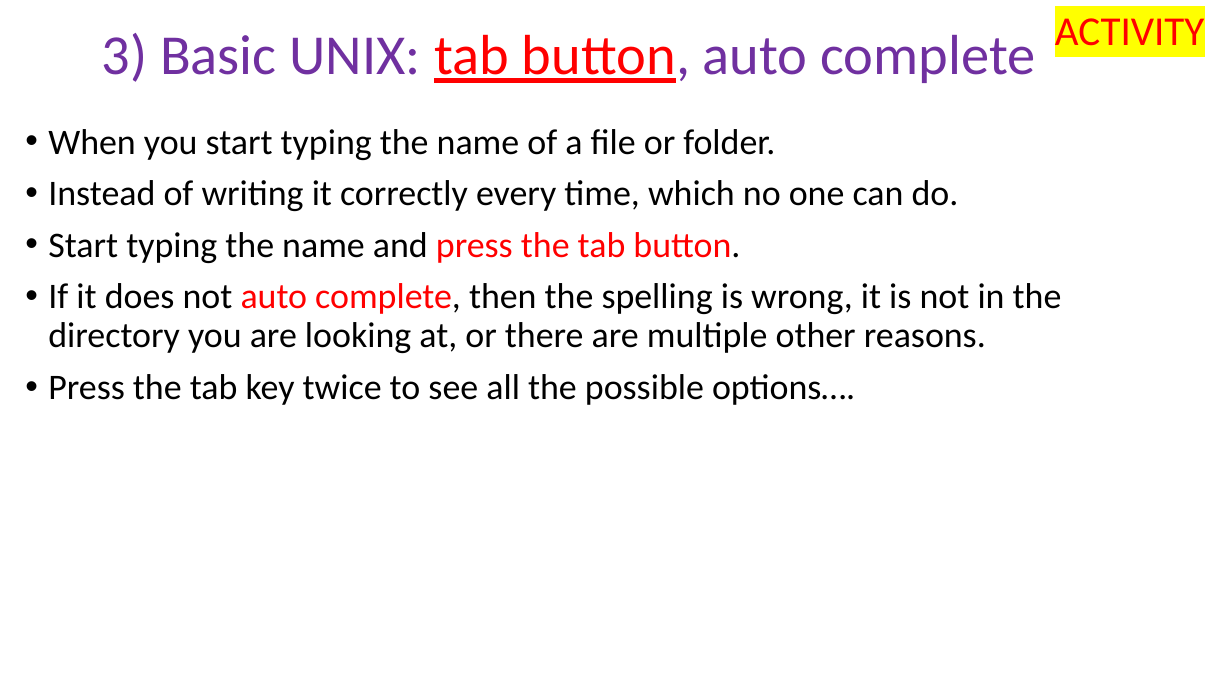
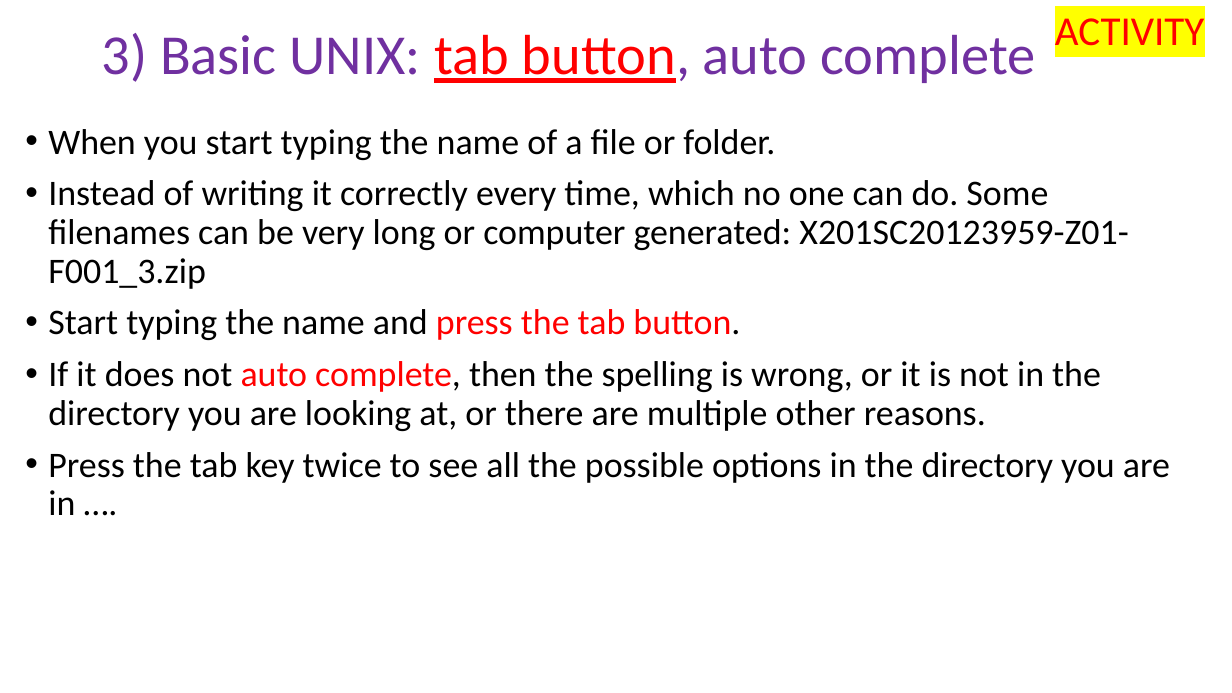
Before and after one commit to peterthorpe5/Msc_Digital_Health, a slide deck: slide 8 of powerpoint/3_basic_UNIX.pptx. Drawn at 1232x693 pixels with LibreOffice and Linux fonts; fonts in the diff are those of the drawing. Boxes give left, top, right and bottom in pixels: in the first picture for what was removed or moved away, otherwise in the second. Text is boxed around its words. In the diff, an @@ line names an element or a change of style, - is before the commit and + after.

```diff
--- a/powerpoint/3_basic_UNIX.pptx
+++ b/powerpoint/3_basic_UNIX.pptx
@@ text at bbox=[48, 180, 1128, 289]: text changed @@
-• Instead of writing it correctly every time, which no one can do.
+• Instead of writing it correctly every time, which no one can do. Some filenames can be very long or computer generated: X201SC20123959-Z01-F001_3.zip
@@ text at bbox=[48, 361, 1170, 515]: text changed @@
-• If it does not auto complete, then the spelling is wrong, it is not in the directory you are looking at, or there are multiple other reasons.
-• Press the tab key twice to see all the possible options….
+• If it does not auto complete, then the spelling is wrong, or it is not in the directory you are looking at, or there are multiple other reasons.
+• Press the tab key twice to see all the possible options in the directory you are in ….
```
Also in this commit, not shown: 3 other slides changed, 1 slide added, 3 other files.
